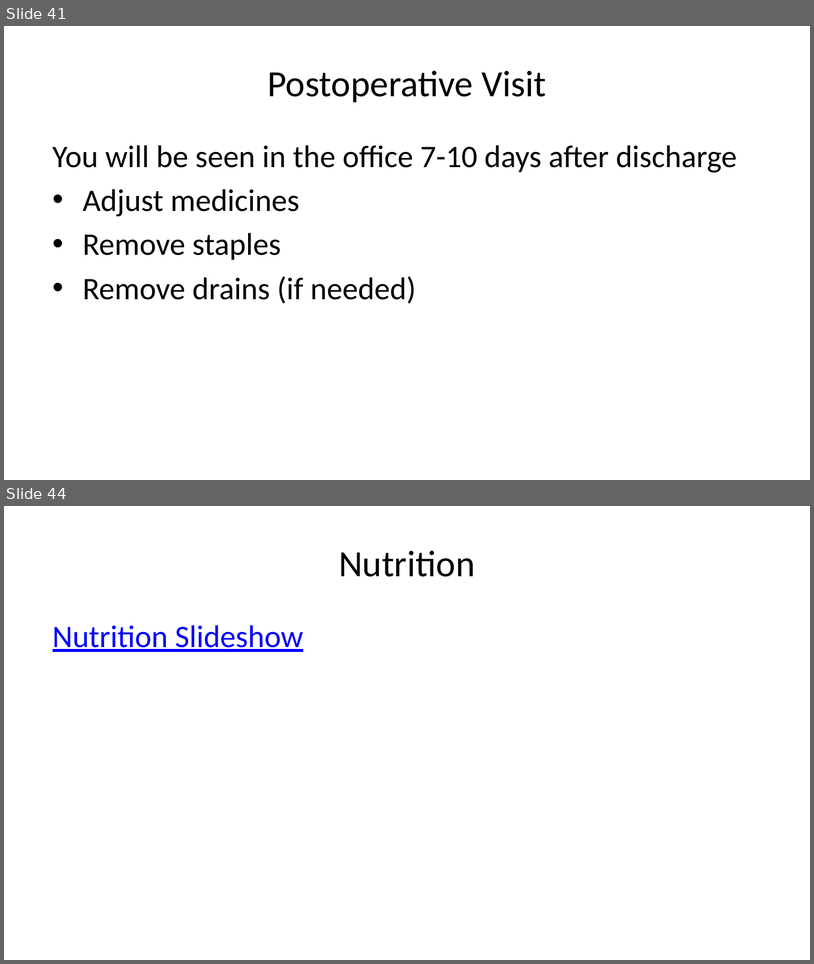
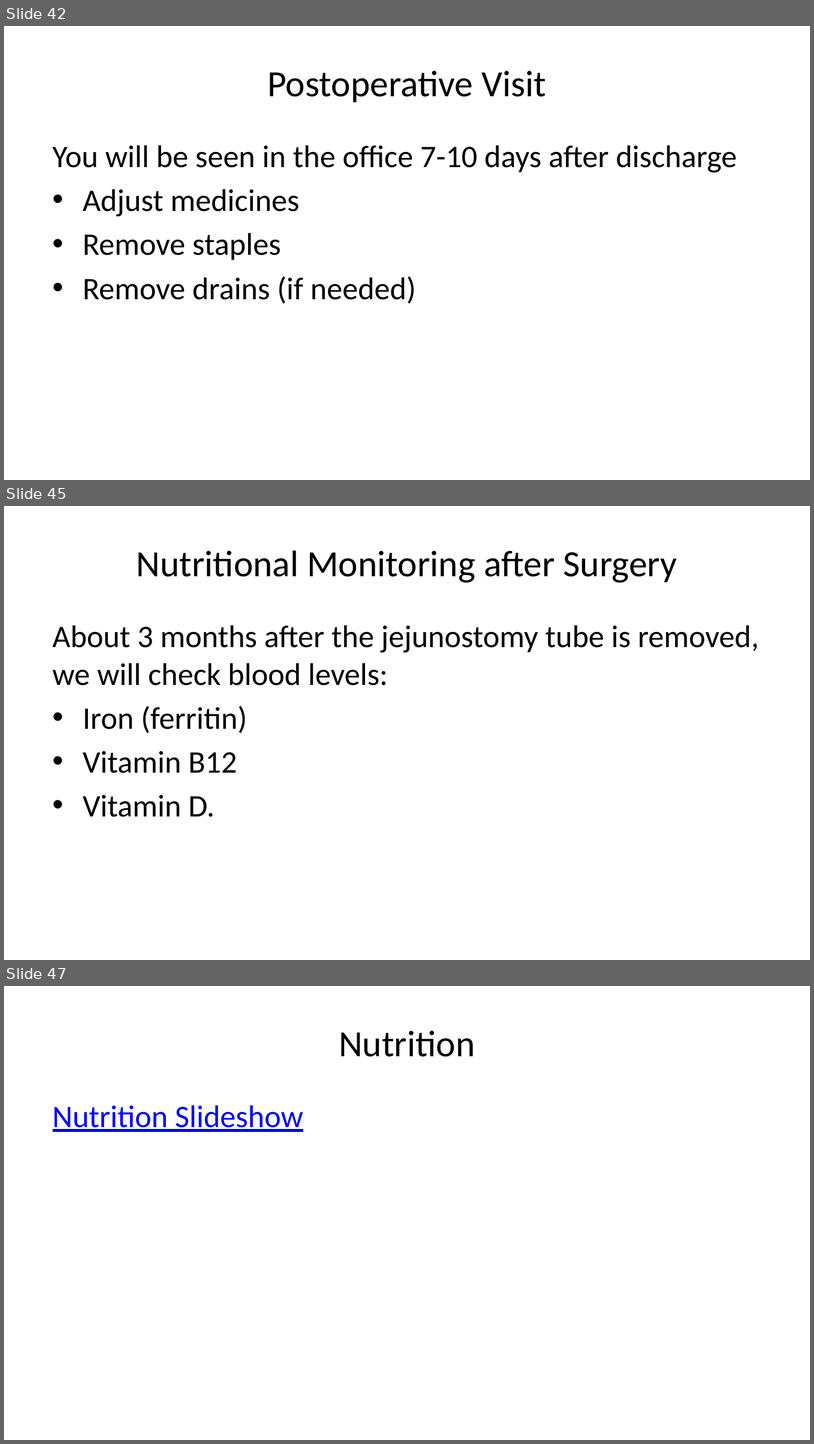
Before and after one commit to jcsalo/patient_education, a slide deck: lci_surgery.pptx. Shown one above the other, each under a label of ours: slides 41 and 44 before the commit, slides 42, 45 and 47 after it; the slides between them are not shown. The pictures are 814x964 and 814x1444 pixels, drawn with LibreOffice and Linux fonts; fonts in the diff are those of the drawing. Boxes give left, top, right and bottom in pixels: in the first picture for what was removed or moved away, otherwise in the second. Text is boxed around its words. In the diff, an @@ line names an element or a change of style, - is before the commit and + after.

```diff
--- a/lci_surgery.pptx
+++ b/lci_surgery.pptx
@@ slide 45 added at [4,506,810,960], background #FFFFFF @@
@@ title added at [137,550,677,583], 33 pt, text #000000 @@
+Nutritional Monitoring after Surgery
@@ text added at [53,625,759,817], 28 pt, text #000000 @@
+About 3 months after the jejunostomy tube is removed, we will check blood levels:
+• Iron (ferritin)
+• Vitamin B12
+• Vitamin D.
@@ what was slide 41 is now slide 42 @@
@@ what was slide 44 is now slide 47 @@
```
Also in this commit, not shown: 5 slides changed, 2 other slides added, 38 other files.
